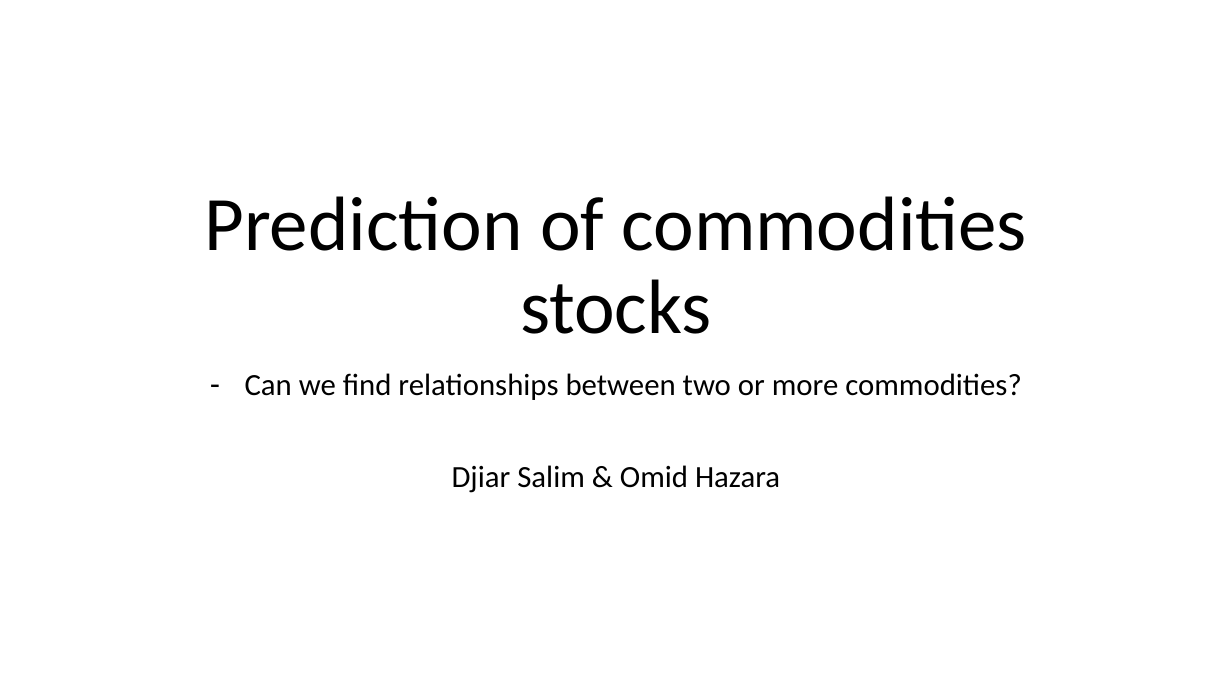
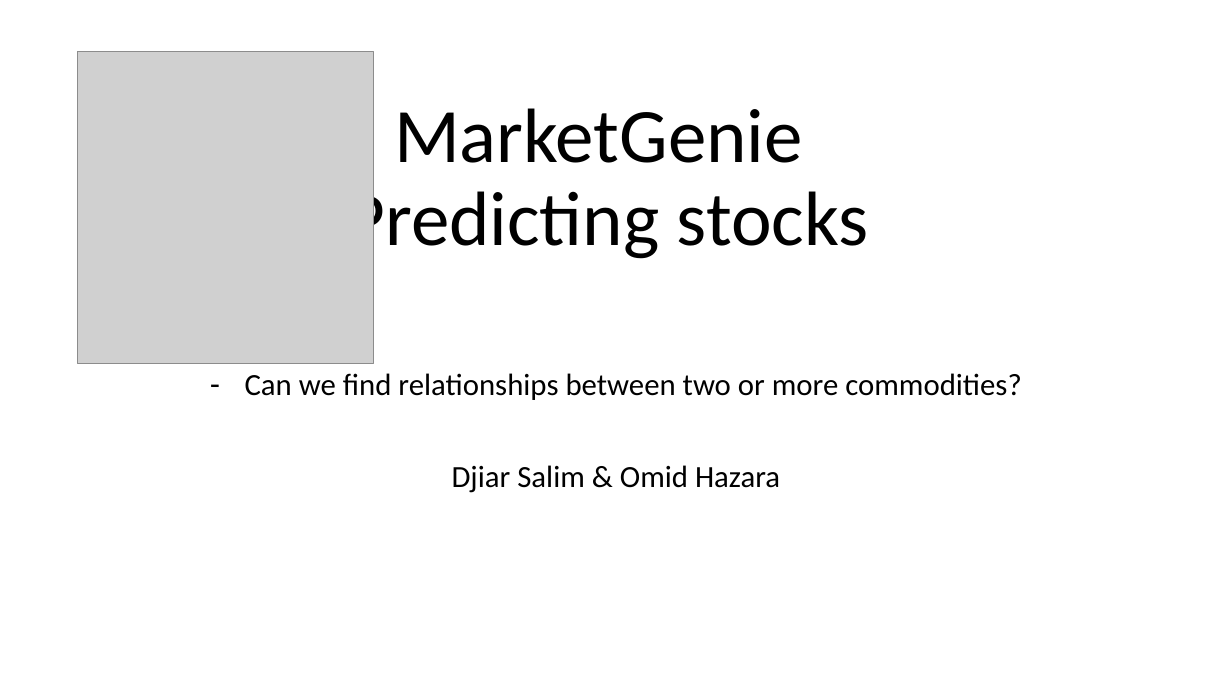
Before and after one commit to djikoSal/MarketGenie, a slide deck: slide 1 of Predicting commodities stocks.pptx. Drawn at 1232x693 pixels with LibreOffice and Linux fonts; fonts in the diff are those of the drawing; grey boxes stand for pictures. Boxes give left, top, right and bottom in pixels: in the first picture for what was removed or moved away, otherwise in the second. Text is boxed around its words. In the diff, an @@ line names an element or a change of style, - is before the commit and + after.

```diff
--- a/Predicting commodities stocks.pptx
+++ b/Predicting commodities stocks.pptx
@@ picture added at bbox=[78, 51, 373, 364] @@
@@ title at bbox=[346, 108, 869, 264]: text changed @@
-Prediction of commodities stocks
+MarketGenie
+Predicting stocks
```
Also in this commit, not shown: 1 other slide changed, 3 slides added, 1 slide removed, 1 other file.
